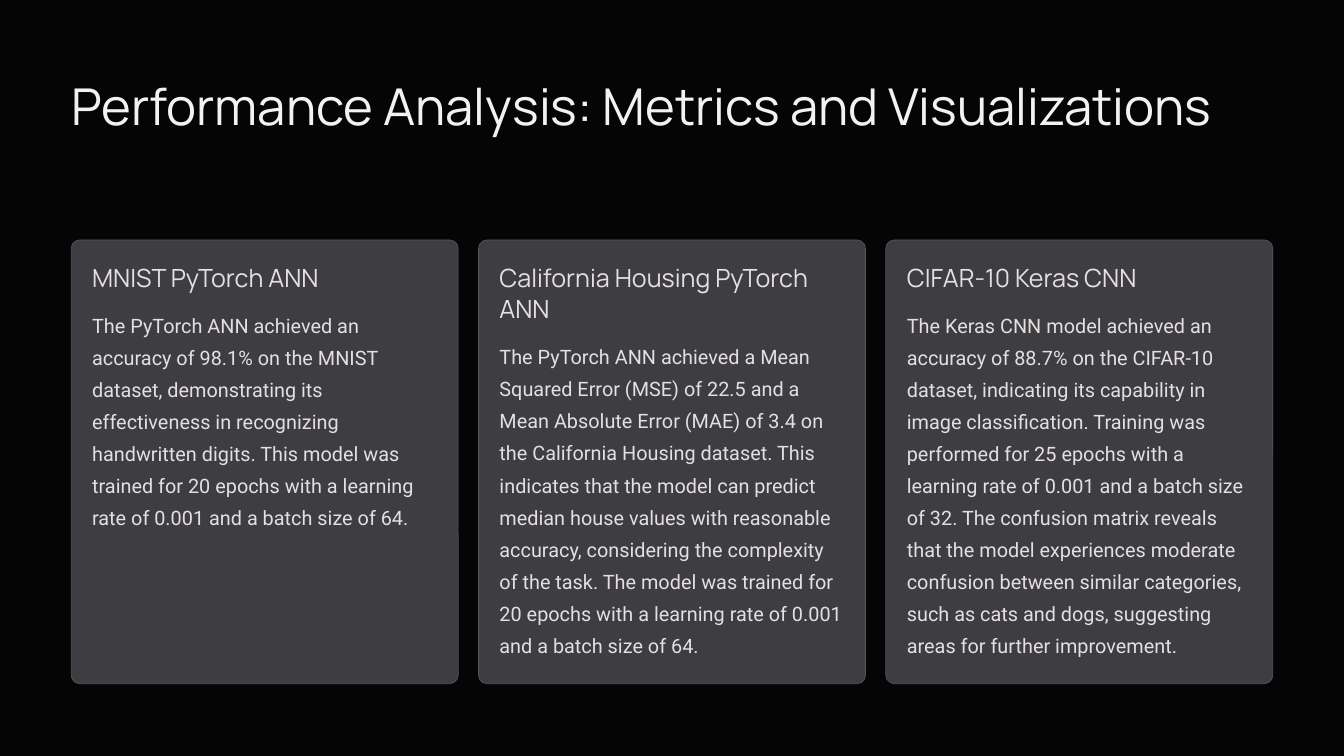
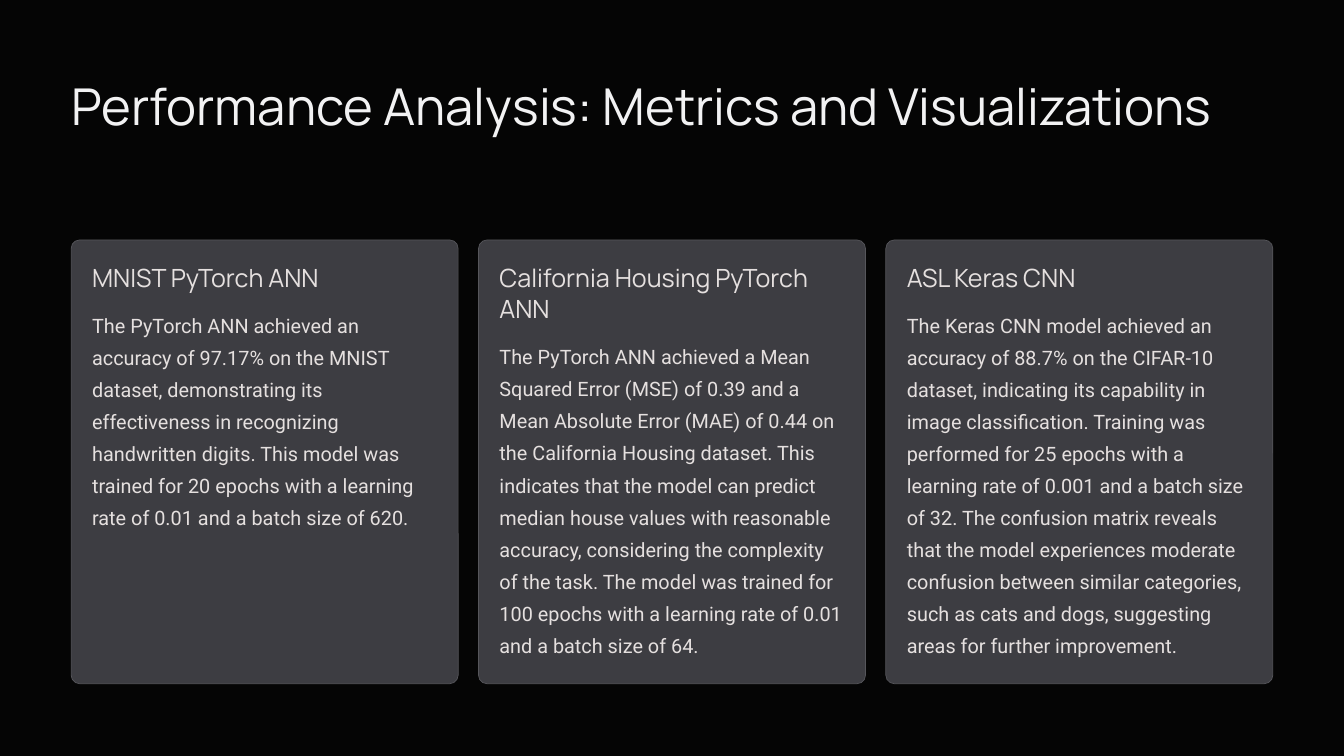
Before and after one commit to SYED-ALI-5/ANN-CNN-Project, a slide deck: slide 6 of ANN-CNN Project.pptx (slide 5 before the commit). Drawn at 1344x756 pixels with LibreOffice and Linux fonts; fonts in the diff are those of the drawing; background and template pictures are left out. Boxes give left, top, right and bottom in pixels: in the first picture for what was removed or moved away, otherwise in the second. Text is boxed around its words. In the diff, an @@ line names an element or a change of style, - is before the commit and + after.

```diff
--- a/ANN-CNN Project.pptx
+++ b/ANN-CNN Project.pptx
@@ text at [907,268,1075,288]: text changed @@
-CIFAR-10 Keras CNN
+ASL Keras CNN
@@ text at [92,350,414,525]: text changed @@
-The PyTorch ANN achieved an accuracy of 98.1% on the MNIST dataset, demonstrating its effectiveness in recognizing handwritten digits. This model was trained for 20 epochs with a learning rate of 0.001 and a batch size of 64.
+The PyTorch ANN achieved an accuracy of 97.17% on the MNIST dataset, demonstrating its effectiveness in recognizing handwritten digits. This model was trained for 20 epochs with a learning rate of 0.01 and a batch size of 620.
@@ text at [499,349,842,653]: text changed @@
-The PyTorch ANN achieved a Mean Squared Error (MSE) of 22.5 and a Mean Absolute Error (MAE) of 3.4 on the California Housing dataset. This indicates that the model can predict median house values with reasonable accuracy, considering the complexity of the task. The model was trained for 20 epochs with a learning rate of 0.001 and a batch size of 64.
+The PyTorch ANN achieved a Mean Squared Error (MSE) of 0.39 and a Mean Absolute Error (MAE) of 0.44 on the California Housing dataset. This indicates that the model can predict median house values with reasonable accuracy, considering the complexity of the task. The model was trained for 100 epochs with a learning rate of 0.01 and a batch size of 64.
```
Also in this commit, not shown: 7 other slides changed, 1 slide added, 1 other file.
